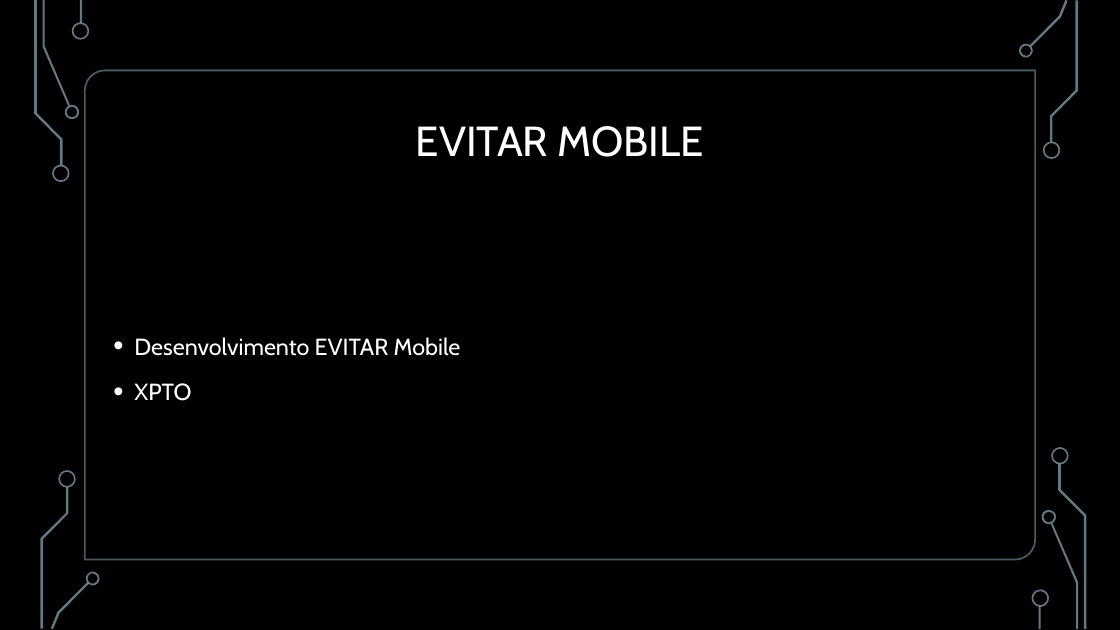
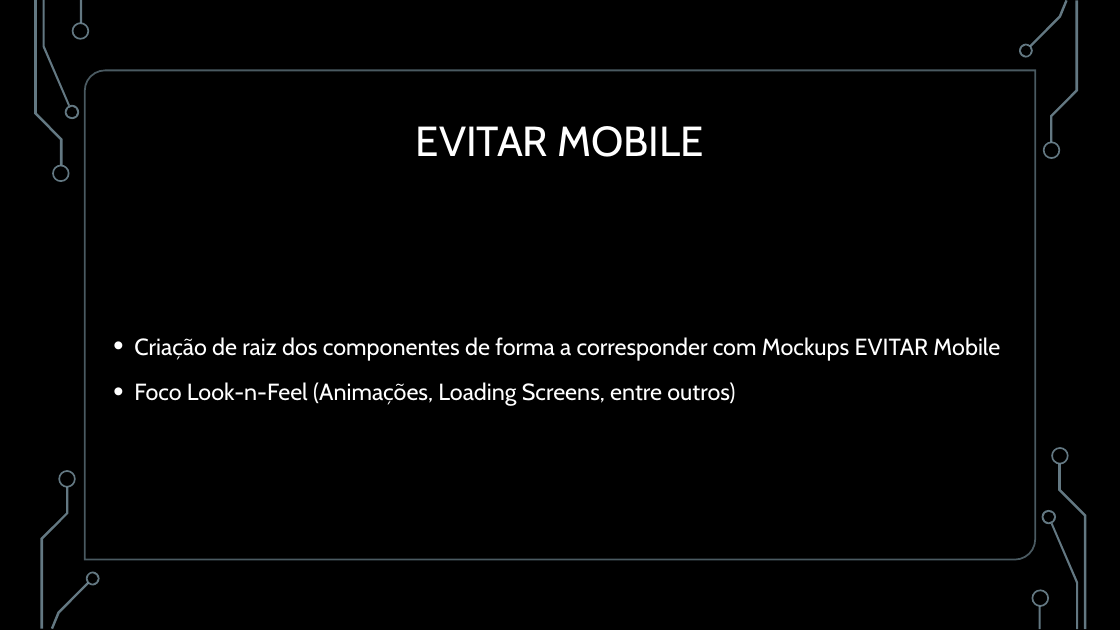
Before and after one commit to Vmvs007/EVITAR, a slide deck: slide 10 of Engenharia de Software/2Milestone.pptx. Drawn at 1120x630 pixels with LibreOffice and Linux fonts; fonts in the diff are those of the drawing; background and template pictures are left out. Boxes give left, top, right and bottom in pixels: in the first picture for what was removed or moved away, otherwise in the second. Text is boxed around its words. In the diff, an @@ line names an element or a change of style, - is before the commit and + after.

```diff
--- a/Engenharia de Software/2Milestone.pptx
+++ b/Engenharia de Software/2Milestone.pptx
@@ text at box(134, 337, 1000, 406): text changed @@
-• Desenvolvimento EVITAR Mobile
-• XPTO
+• Criação de raiz dos componentes de forma a corresponder com Mockups EVITAR Mobile
+• Foco Look-n-Feel (Animações, Loading Screens, entre outros)
```
Also in this commit, not shown: 1 other slide changed.
